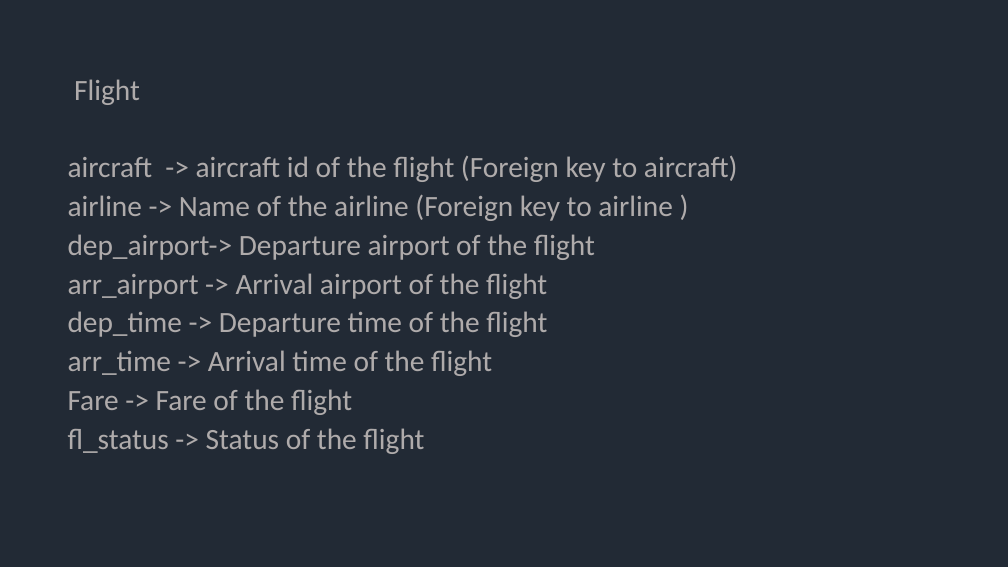
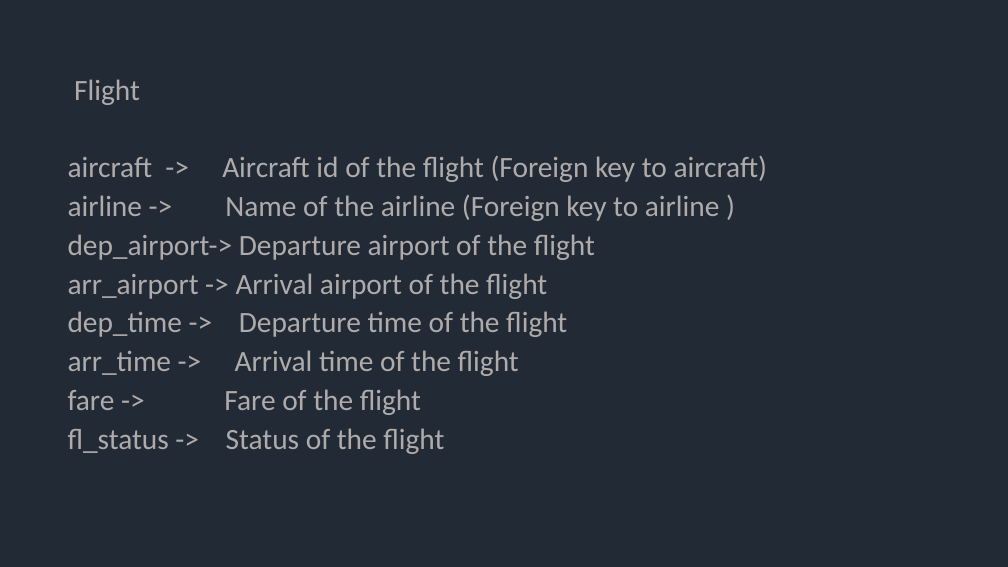
Before and after one commit to koderkushy/AirFlow-Django-Project-, a slide deck: slide 9 of AirFlow.pptx. Drawn at 1008x567 pixels with LibreOffice and Linux fonts; fonts in the diff are those of the drawing. Boxes give left, top, right and bottom in pixels: in the first picture for what was removed or moved away, otherwise in the second. Text is boxed around its words. In the diff, an @@ line names an element or a change of style, - is before the commit and + after.

```diff
--- a/AirFlow.pptx
+++ b/AirFlow.pptx
@@ text at box(68, 156, 768, 182): text changed @@
-aircraft -> aircraft id of the flight (Foreign key to aircraft)
+aircraft -> Aircraft id of the flight (Foreign key to aircraft)
@@ text at box(68, 389, 421, 415): text changed @@
-Fare -> Fare of the flight
+fare -> Fare of the flight
```
Also in this commit, not shown: 6 other slides changed, 1 other file.
